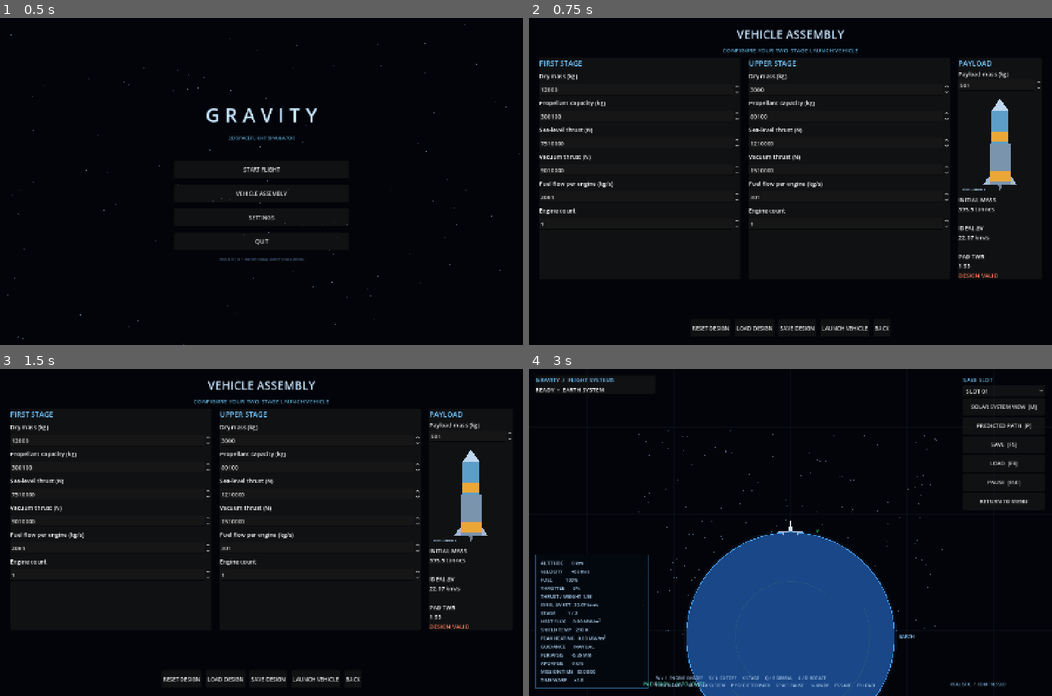
Above: before the commit, frames 1-4 (two rows, left to right).
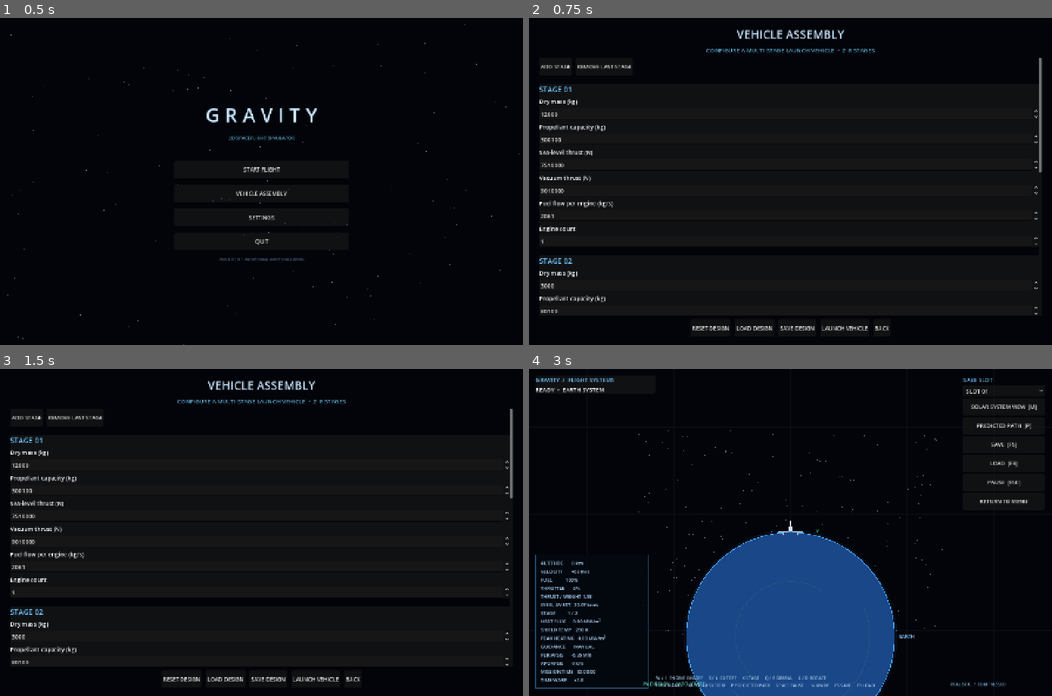
Above: after the commit, the same moments.

Repository: Blagos1195/Gravity-simulator
Game: Godot game, scene res://scenes/main.tscn
Same seed, same stepped clock (60 frames per second), same inputs: the game is played once before the commit and once after it.
Inputs (mouse positions are in pixels of both pictures, inside the frame that each line leads up to):
- Up to frame 1 (0.5 s): no input
- Up to frame 2 (0.75 s): click "VEHICLE ASSEMBLY" at 0.5 s
- Up to frame 3 (1.5 s): click (26, 418) at 1.25 s, where only the run after the commit has a clickable "ADD STAGE"
- Up to frame 4 (3 s): click (602, 418) at 2 s, where only the run after the commit has a clickable "REMOVE LAST STAGE"; click "LAUNCH VEHICLE" at 2.75 s

Frame 1 is identical in both runs. In frame 2, 5.1% of the frame differs, in the area x 2-98%, y 9-91%; in frame 3, 5.1%; in frame 4, nothing differs.

Commit message:
Build a variable-stage rocket editor

Diff:
--- a/Gravity/scripts/main.gd
+++ b/Gravity/scripts/main.gd
@@ -114,27 +114,32 @@
 	heading.add_theme_color_override("font_color", Color(0.78, 0.9, 1.0))
 	root.add_child(heading)
 	var subtitle := Label.new()
-	subtitle.text = "CONFIGURE YOUR TWO-STAGE LAUNCH VEHICLE"
+	subtitle.text = "CONFIGURE A MULTI-STAGE LAUNCH VEHICLE  •  2–8 STAGES"
 	subtitle.horizontal_alignment = HORIZONTAL_ALIGNMENT_CENTER
 	subtitle.add_theme_color_override("font_color", Color(0.35, 0.66, 0.82))
 	root.add_child(subtitle)
 	var scroll := ScrollContainer.new()
 	scroll.size_flags_vertical = Control.SIZE_EXPAND_FILL
 	root.add_child(scroll)
-	var columns := HBoxContainer.new()
+	var columns := VBoxContainer.new()
 	columns.size_flags_horizontal = Control.SIZE_EXPAND_FILL
 	columns.add_theme_constant_override("separation", 24)
 	scroll.add_child(columns)
-	for stage_index in range(2):
+	var stage_actions := HBoxContainer.new()
+	stage_actions.add_theme_constant_override("separation", 10)
+	columns.add_child(stage_actions)
+	_add_button(stage_actions, "ADD STAGE", _add_rocket_stage)
+	_add_button(stage_actions, "REMOVE LAST STAGE", _remove_rocket_stage)
+	for stage_index in range(rocket_design["stages"].size()):
 		var panel := PanelContainer.new()
 		panel.size_flags_horizontal = Control.SIZE_EXPAND_FILL
 		columns.add_child(panel)
 		var fields := VBoxContainer.new()
-		fields.add_theme_constant_override("separation", 10)
+		fields.add_theme_constant_override("separation", 8)
 		panel.add_child(fields)
 		var stage: Dictionary = rocket_design["stages"][stage_index]
 		var stage_title := Label.new()
-		stage_title.text = "FIRST STAGE" if stage_index == 0 else "UPPER STAGE"
+		stage_title.text = "STAGE %02d" % (stage_index + 1)
 		stage_title.add_theme_font_size_override("font_size", 20)
 		stage_title.add_theme_color_override("font_color", Color(0.45, 0.78, 1.0))
 		fields.add_child(stage_title)
@@ -146,6 +151,7 @@
 		_add_design_field(fields, stage_index, "engine_count", "Engine count", 1.0, 8.0, 1.0)
 	var payload_panel := PanelContainer.new()
 	payload_panel.custom_minimum_size.x = 230
+	payload_panel.size_flags_horizontal = Control.SIZE_EXPAND_FILL
 	columns.add_child(payload_panel)
 	var payload_fields := VBoxContainer.new()
 	payload_panel.add_child(payload_fields)
@@ -192,6 +198,28 @@
 	_add_button(actions, "LAUNCH VEHICLE", _launch_designed_vehicle)
 	_add_button(actions, "BACK", _build_menu)
 
+func _add_rocket_stage() -> void:
+	var stages: Array = rocket_design["stages"]
+	if stages.size() >= 8:
+		return
+	stages.append({
+		"name": "STAGE %02d" % (stages.size() + 1),
+		"dry_mass": 3000.0,
+		"fuel_capacity": 80000.0,
+		"thrust": 1200000.0,
+		"vacuum_thrust": 1500000.0,
+		"flow": 300.0,
+		"engine_count": 1
+	})
+	_show_vehicle_editor()
+
+func _remove_rocket_stage() -> void:
+	var stages: Array = rocket_design["stages"]
+	if stages.size() <= 2:
+		return
+	stages.pop_back()
+	_show_vehicle_editor()
+
 func _add_design_field(parent: VBoxContainer, stage_index: int, key: String, label_text: String, minimum: float, maximum: float, step: float) -> void:
 	var label := Label.new()
 	label.text = label_text
@@ -452,34 +480,25 @@
 	var design: Dictionary = {}
 	func _draw() -> void:
 		var stages: Array = design.get("stages", [])
-		if stages.size() != 2:
+		if stages.is_empty():
 			return
 		var center_x := size.x * 0.5
-		var top := 18.0
+		var top := 14.0
 		var width := minf(48.0, size.x * 0.24)
-		var payload_height := 34.0
-		var upper_height := 92.0
-		var first_height := 112.0
-		var payload_points := PackedVector2Array([
+		var stage_height := minf(48.0, (size.y - 65.0) / float(maxi(1, stages.size())))
+		var payload_height := 25.0
+		draw_colored_polygon(PackedVector2Array([
 			Vector2(center_x, top),
 			Vector2(center_x - width * 0.5, top + payload_height),
 			Vector2(center_x + width * 0.5, top + payload_height)
-		])
-		draw_colored_polygon(payload_points, Color(0.75, 0.84, 0.94))
-		var upper_y := top + payload_height
-		draw_rect(Rect2(center_x - width * 0.5, upper_y, width, upper_height), Color(0.36, 0.62, 0.78))
-		draw_rect(Rect2(center_x - width * 0.5, upper_y + upper_height * 0.62, width, upper_height * 0.28), Color(0.92, 0.65, 0.22))
-		var first_y := upper_y + upper_height
-		draw_rect(Rect2(center_x - width * 0.62, first_y, width * 1.24, first_height), Color(0.48, 0.58, 0.68))
-		draw_rect(Rect2(center_x - width * 0.62, first_y + first_height * 0.65, width * 1.24, first_height * 0.25), Color(0.92, 0.65, 0.22))
-		var fin_y := first_y + first_height - 25.0
-		draw_colored_polygon(PackedVector2Array([Vector2(center_x - width * 0.62, fin_y), Vector2(center_x - width, fin_y + 25.0), Vector2(center_x - width * 0.62, fin_y + 25.0)]), Color(0.65, 0.72, 0.82))
-		draw_colored_polygon(PackedVector2Array([Vector2(center_x + width * 0.62, fin_y), Vector2(center_x + width, fin_y + 25.0), Vector2(center_x + width * 0.62, fin_y + 25.0)]), Color(0.65, 0.72, 0.82))
-		var engine_count := int(stages[0].get("engine_count", 1))
-		var engine_spacing := width * 1.1 / float(engine_count)
-		for engine_index in range(engine_count):
-			var engine_x := center_x + (float(engine_index) - float(engine_count - 1) * 0.5) * engine_spacing
-			draw_colored_polygon(PackedVector2Array([Vector2(engine_x - 5.0, first_y + first_height), Vector2(engine_x, first_y + first_height + 18.0), Vector2(engine_x + 5.0, first_y + first_height)]), Color(0.42, 0.48, 0.56))
+		]), Color(0.75, 0.84, 0.94))
+		var y := top + payload_height
+		for i in range(stages.size() - 1, -1, -1):
+			var stage_width := width * (1.0 + float(i) * 0.08)
+			draw_rect(Rect2(center_x - stage_width * 0.5, y, stage_width, stage_height), Color(0.36 + float(i) * 0.025, 0.62, 0.78))
+			draw_rect(Rect2(center_x - stage_width * 0.5, y + stage_height * 0.68, stage_width, stage_height * 0.2), Color(0.92, 0.65, 0.22))
+			y += stage_height
+
 		draw_string(ThemeDB.fallback_font, Vector2(12, size.y - 8), str(design.get("name", "CUSTOM VEHICLE")).to_upper(), HORIZONTAL_ALIGNMENT_LEFT, -1, 11, Color(0.65, 0.8, 0.92))
 
 class Starfield:
